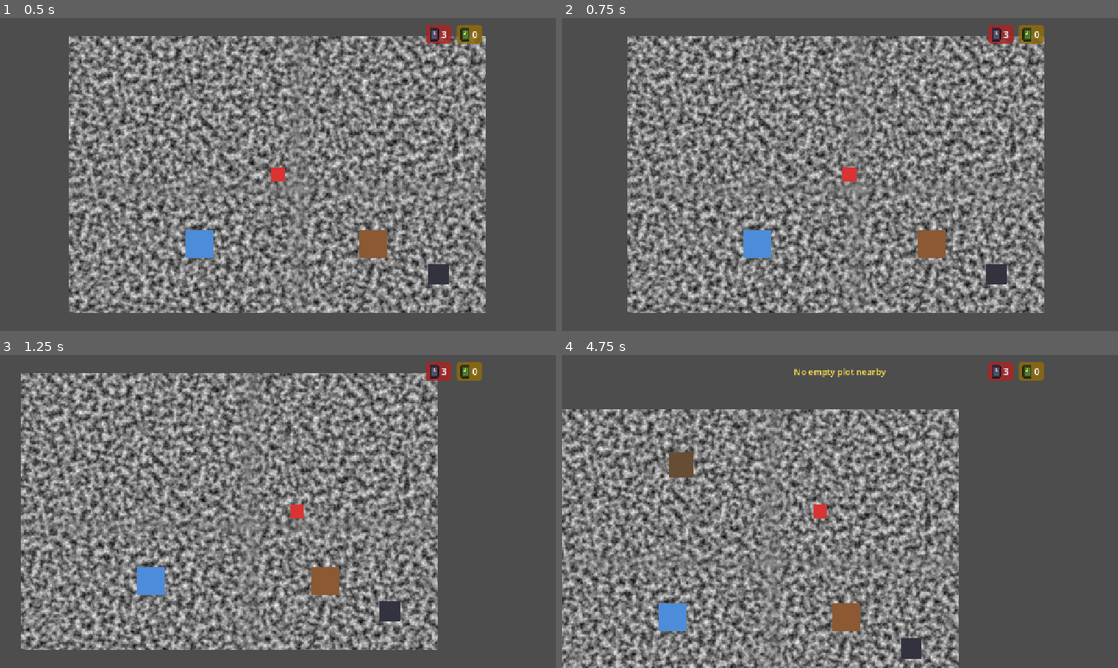
Above: before the commit, frames 1-4 (two rows, left to right).
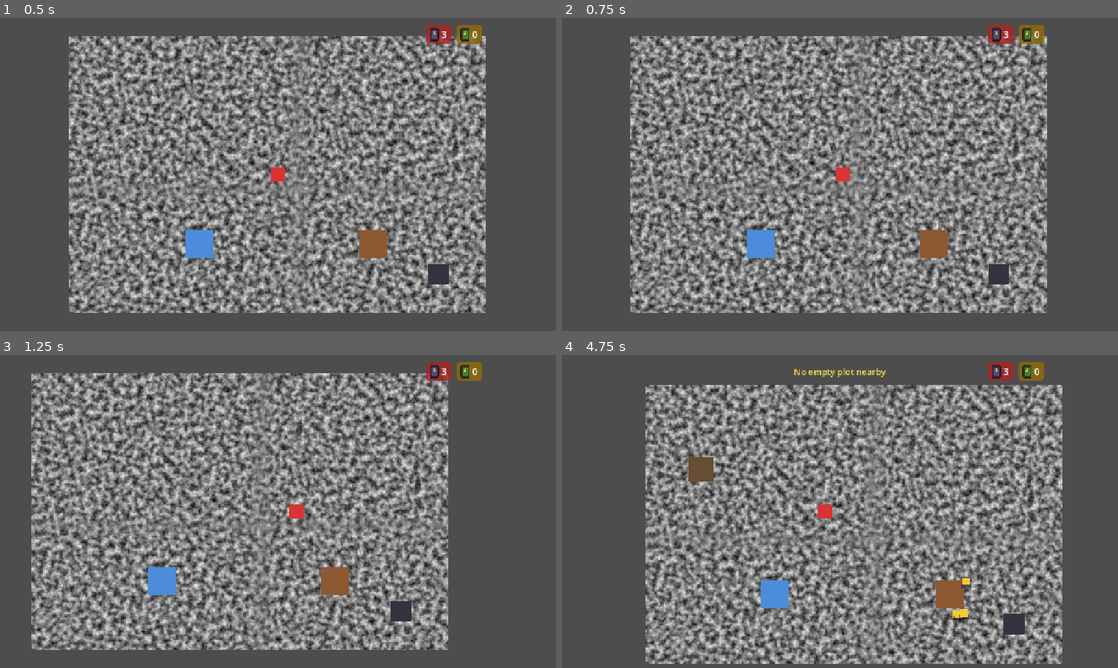
Above: after the commit, the same moments.

Repository: Saitamadupauvre/brotatomato
Game: Godot game, scene res://scenes/main/main.tscn
The game is run twice, just before and just after one commit, with the same random seed, the same clock (stepped at 60 frames per second) and the same inputs. The engine's default icon, where the game draws it, is replaced by a stand-in: a white triangle on a blue panel in a dark square.
Inputs (mouse positions are in pixels of both pictures, inside the frame that each line leads up to):
- Up to frame 1 (0.5 s): no input
- Up to frame 2 (0.75 s): tap Enter at 0.5 s; move the mouse to (962, 158) at 0.52 s; press the mouse at (962, 158) at 0.53 s; hold D (move_right) from 0.53 s (still down)
- Up to frame 3 (1.25 s): keep holding D (move_right)
- Up to frame 4 (4.75 s): move the mouse to (728, 527) at 1.27 s; release D (move_right) at 1.28 s; release the mouse at (728, 527) at 1.28 s; hold S (move_down) 1.28-2.03 s; click (728, 527) at 1.35 s; move the mouse to (895, 442) at 2.02 s; press the mouse at (895, 442) at 2.03 s; hold D (move_right) 2.03-2.78 s; tap Shift (dash) at 2.1 s; move the mouse to (812, 574) at 2.77 s; release the mouse at (812, 574) at 2.78 s; hold W (move_up) 2.78-3.53 s; tap E (interact) at 2.85 s; click (812, 574) at 3.05 s; move the mouse to (1006, 558) at 3.52 s; hold R (move_plot) 3.53-4.28 s; hold A (move_left) from 3.53 s (still down); click (1006, 558) at 3.8 s; move the mouse to (673, 464) at 4.27 s; tap G (place_plot) at 4.35 s; click (673, 464) at 4.55 s

Frame 1 is identical in both runs. In frame 2, 40% of the frame differs, in the area x 11-88%, y 5-95%; in frame 3, 45%; in frame 4, 56%, in the area x 0-90%, y 9-100%.

Commit message:
feat(player): slow movement while attacking

Diff:
--- a/scenes/player/player.gd
+++ b/scenes/player/player.gd
@@ -10,6 +10,9 @@
 @export var attack_damage: int = 1
 @export var attack_duration: float = 0.15
 @export var attack_cooldown: float = 0.3
+## Movement speed multiplier applied while an attack is in progress (GDD has
+## no fixed number for this).
+@export var attack_move_speed_multiplier: float = 0.2
 ## Tip-to-player distance of the melee hitbox, in px. AttackHitboxShape's
 ## polygon is authored with a 42px reach; this scales it uniformly.
 @export var melee_range: float = 58.0
@@ -34,6 +37,7 @@
 var _dash_direction: Vector2 = Vector2.ZERO
 var _last_move_direction: Vector2 = Vector2.DOWN
 var _attack_cooldown_timer: float = 0.0
+var _is_attacking: bool = false
 
 var equipped_weapon: WeaponData = null
 var _armor_reduction: int = 0
@@ -91,6 +95,8 @@
 func _start_attack() -> void:
 	var cooldown: float = equipped_weapon.attack_cooldown if equipped_weapon else attack_cooldown
 	_attack_cooldown_timer = cooldown
+	_is_attacking = true
+	get_tree().create_timer(attack_duration).timeout.connect(func() -> void: _is_attacking = false)
 
 	if equipped_weapon and equipped_weapon.attack_type == WeaponData.AttackType.RANGED:
 		_fire_projectile()
@@ -135,7 +141,8 @@
 	if input_direction != Vector2.ZERO:
 		_last_move_direction = input_direction
 
-	var target_velocity := input_direction * speed
+	var speed_multiplier := attack_move_speed_multiplier if _is_attacking else 1.0
+	var target_velocity := input_direction * speed * speed_multiplier
 	var rate: float
 	if target_velocity.length() > velocity.length():
 		rate = acceleration
